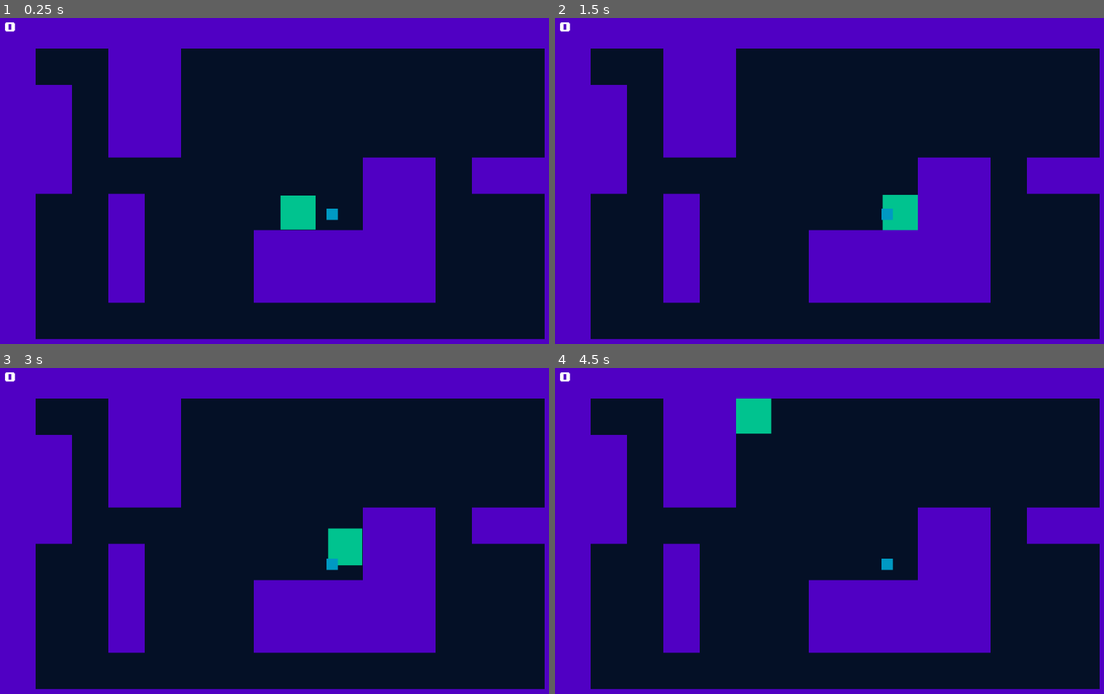
Above: before the commit, frames 1-4 (two rows, left to right).
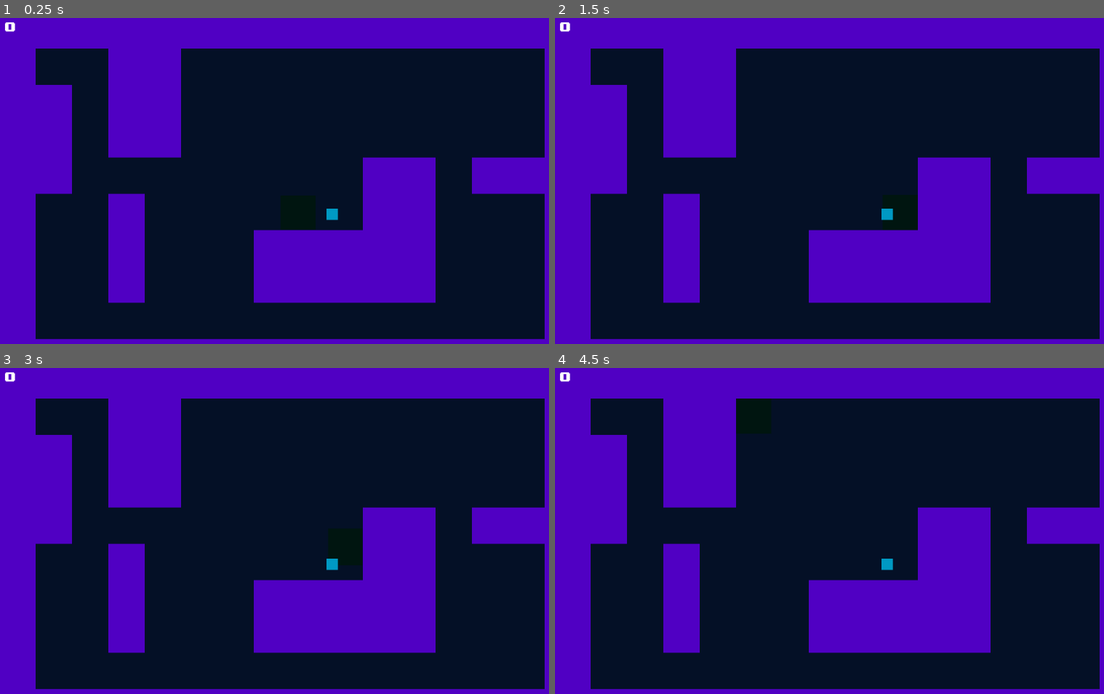
Above: after the commit, the same moments.

Repository: ben-gillott/grav-game
Game: Godot game, scene res://Scenes/TilemapScene.tscn
Two runs of this game, one before a commit and one after it. Both use one fixed random seed, a clock stepped at 60 frames per second and the inputs below.
Inputs:
- Up to frame 1 (0.25 s): no input
- Up to frame 2 (1.5 s): tap Enter (ui_accept) at 0.5, 0.77, 1.25 s; hold Right (ui_right) 0.53-1.28 s; hold Down (ui_down) from 1.28 s (still down)
- Up to frame 3 (3 s): tap Enter (ui_accept) at 1.52, 2, 2.75 s; release Down (ui_down) at 2.03 s; hold Right (ui_right) 2.03-2.78 s; hold Up (ui_up) from 2.78 s (still down)
- Up to frame 4 (4.5 s): tap Enter (ui_accept) at 3.02, 3.77 s; release Up (ui_up) at 3.53 s; hold Left (ui_left) from 3.53 s (still down)

The runs differ from the first frame. In frame 1, 0.7% of the frame differs, in the area x 50-58%, y 54-65%; in frame 2, 0.6%; in frame 3, 0.7%; in frame 4, 0.7%, in the area x 32-40%, y 9-21%.

Commit message:
Test modification of player color for autobuild

Diff:
--- a/Scenes/PlayerScene.tscn
+++ b/Scenes/PlayerScene.tscn
@@ -23,6 +23,7 @@
 
 [node name="Sprite" type="Sprite" parent="."]
 modulate = Color( 0, 0.764706, 0.560784, 1 )
+self_modulate = Color( 0.886275, 0.109804, 0.109804, 1 )
 scale = Vector2( 62, 62 )
 texture = ExtResource( 1 )
 
